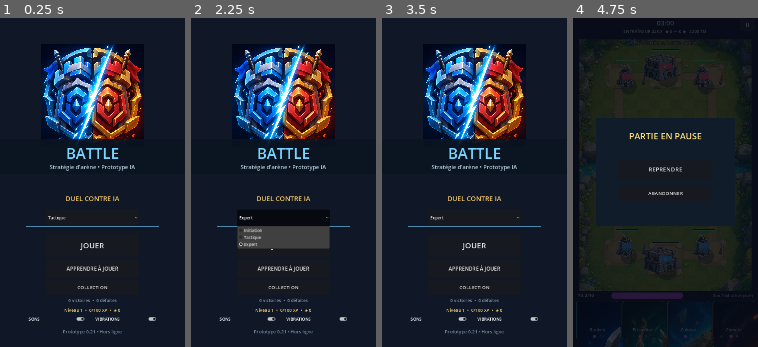
Above: before the commit, frames 1-4 (left to right).
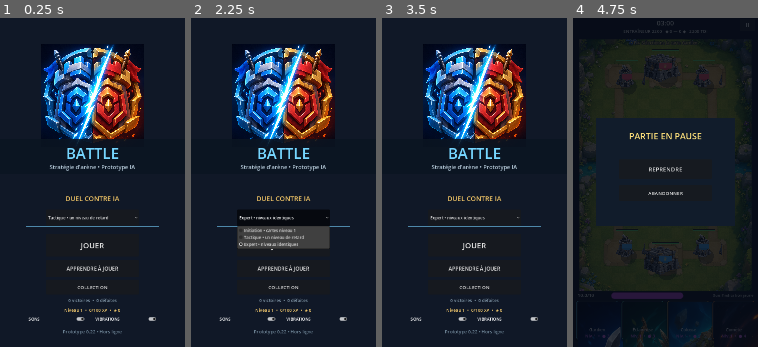
Above: after the commit, the same moments.

Repository: Nyaru01/Battle
Game: Godot game, scene res://scenes/main.tscn
Two runs of this game, one before a commit and one after it. Both use one fixed random seed, a clock stepped at 60 frames per second and the inputs below.
Inputs (mouse positions are in pixels of both pictures, inside the frame that each line leads up to):
- Up to frame 1 (0.25 s): no input
- Up to frame 2 (2.25 s): click (283, 218) at 0.5 s, where only the run before the commit has a clickable "Tactique"; click "JOUER" at 1.25 s; click (283, 218) at 2 s, where only the run before the commit has a clickable "Expert"
- Up to frame 3 (3.5 s): click "JOUER" at 2.75 s
- Up to frame 4 (4.75 s): click "APPRENDRE À JOUER" at 3.5 s; click "Ⅱ" at 4.25 s

The runs differ from the first frame. In frame 1, 0.2% of the frame differs, in the area x 36-59%, y 60-97%; in frame 2, 0.6%, in the area x 33-62%, y 60-97%; in frame 3, 0.2%; in frame 4, 0.1%.

Commit message:
Scale AI card levels by difficulty

Diff:
--- a/scripts/game.gd
+++ b/scripts/game.gd
@@ -497,9 +497,9 @@
 	var difficulty := OptionButton.new()
 	difficulty.position = Vector2(180.0, 745.0)
 	difficulty.size = Vector2(360.0, 64.0)
-	difficulty.add_item("Initiation")
-	difficulty.add_item("Tactique")
-	difficulty.add_item("Expert")
+	difficulty.add_item("Initiation • cartes niveau 1")
+	difficulty.add_item("Tactique • un niveau de retard")
+	difficulty.add_item("Expert • niveaux identiques")
 	difficulty.select(selected_difficulty)
 	difficulty.item_selected.connect(func(index: int) -> void:
 		selected_difficulty = index
@@ -527,7 +527,7 @@
 	collection.add_theme_font_size_override("font_size", 19)
 	collection.pressed.connect(_build_collection)
 	ui_layer.add_child(collection)
-	var version := _label("Prototype 0.21 • Hors ligne", Vector2(160.0, 1202.0), Vector2(400.0, 36.0), 18)
+	var version := _label("Prototype 0.22 • Hors ligne", Vector2(160.0, 1202.0), Vector2(400.0, 36.0), 18)
 	version.add_theme_color_override("font_color", Color("71889a"))
 	var record := _label("%d victoires  •  %d défaites" % [profile.wins, profile.losses], Vector2(160.0, 1080.0), Vector2(400.0, 36.0), 17)
 	record.add_theme_color_override("font_color", Color("8fa7b8"))
@@ -663,7 +663,8 @@
 	last_intro_count = 4
 	announcement_ttl = 0.0
 	tutorial = null
-	simulation = BattleSim.new(Time.get_ticks_msec(), profile.card_levels)
+	var enemy_levels := BattleProgression.opponent_card_levels(profile.card_levels, selected_difficulty)
+	simulation = BattleSim.new(Time.get_ticks_msec(), profile.card_levels, enemy_levels)
 	opponent = BattleAI.new(BattleSim.ENEMY, selected_difficulty, Time.get_ticks_msec() + 19)
 	selected_card = ""
 	last_reward = {}
@@ -756,7 +757,8 @@
 		name_label.mouse_filter = Control.MOUSE_FILTER_IGNORE
 		button.add_child(name_label)
 		var cost_label := Label.new()
-		cost_label.text = "●  %d" % int(card.cost)
+		var card_level := int(simulation.card_levels[BattleSim.PLAYER].get(card_id, 1))
+		cost_label.text = "Niv.%d  •  ● %d" % [card_level, int(card.cost)]
 		cost_label.position = Vector2(4.0, 124.0)
 		cost_label.size = Vector2(157.0, 24.0)
 		cost_label.horizontal_alignment = HORIZONTAL_ALIGNMENT_CENTER
@@ -801,7 +803,8 @@
 	var energy_prefix := "x3  " if simulation.overtime else ("x2  " if simulation.double_energy else "")
 	energy_label.text = energy_prefix + "%.1f/10" % simulation.energy[BattleSim.PLAYER]
 	energy_bar.value = simulation.energy[BattleSim.PLAYER]
-	var opponent_name := "ENTRAÎNEUR" if tutorial != null else "IA %s" % DIFFICULTY_NAMES[selected_difficulty]
+	var enemy_level := BattleProgression.average_card_level(simulation.card_levels[BattleSim.ENEMY])
+	var opponent_name := "ENTRAÎNEUR" if tutorial != null else "IA %s NIV.%d" % [DIFFICULTY_NAMES[selected_difficulty], enemy_level]
 	core_label.text = "%s %d   ◆ %d — %d ◆   %d TOI" % [opponent_name, int(simulation.towers[BattleSim.ENEMY].core), simulation.crowns[BattleSim.ENEMY], simulation.crowns[BattleSim.PLAYER], int(simulation.towers[BattleSim.PLAYER].core)]
 	for card_id in card_buttons:
 		var button: Button = card_buttons[card_id]
--- a/scripts/progression.gd
+++ b/scripts/progression.gd
@@ -45,6 +45,27 @@
 
 static func card_upgrade_cost(level: int) -> int:
 	return 50 * clampi(level, 1, MAX_CARD_LEVEL)
+
+
+static func opponent_card_levels(player_levels: Dictionary, difficulty: int) -> Dictionary:
+	var levels := {}
+	var safe_difficulty := clampi(difficulty, 0, 2)
+	for card_id in BattleSim.DEFAULT_DECK:
+		var player_level := clampi(int(player_levels.get(card_id, 1)), 1, MAX_CARD_LEVEL)
+		if safe_difficulty == 0:
+			levels[card_id] = 1
+		elif safe_difficulty == 1:
+			levels[card_id] = maxi(1, player_level - 1)
+		else:
+			levels[card_id] = player_level
+	return levels
+
+
+static func average_card_level(levels: Dictionary) -> int:
+	var total := 0
+	for card_id in BattleSim.DEFAULT_DECK:
+		total += clampi(int(levels.get(card_id, 1)), 1, MAX_CARD_LEVEL)
+	return roundi(float(total) / float(BattleSim.DEFAULT_DECK.size()))
 
 
 static func upgrade_card(profile: Dictionary, card_id: String) -> bool:
--- a/tests/run_tests.gd
+++ b/tests/run_tests.gd
@@ -93,12 +93,13 @@
 
 
 func _test_card_level_scaling() -> void:
-	var simulation := BattleSim.new(25, {"guardian": 3})
+	var simulation := BattleSim.new(25, {"guardian": 3}, {"guardian": 2})
 	_expect(simulation.play_card(BattleSim.PLAYER, "guardian", 0), "upgraded player card can be played")
 	_expect(simulation.play_card(BattleSim.ENEMY, "guardian", 1), "baseline enemy card can be played")
 	var expected_hp: float = BattleSim.CARDS.guardian.hp * BattleSim.level_multiplier(3)
 	_expect(is_equal_approx(simulation.units[0].hp, expected_hp), "card level scales player unit health")
-	_expect(is_equal_approx(simulation.units[1].hp, BattleSim.CARDS.guardian.hp), "enemy remains at its configured card level")
+	var expected_enemy_hp: float = BattleSim.CARDS.guardian.hp * BattleSim.level_multiplier(2)
+	_expect(is_equal_approx(simulation.units[1].hp, expected_enemy_hp), "enemy uses its independently configured card level")
 
 
 func _test_frost_slow() -> void:
@@ -226,6 +227,15 @@
 	_expect(not BattleProgression.upgrade_card(upgrade_profile, "guardian"), "upgrade is rejected without enough coins")
 	var capped := BattleProgression.normalize({"card_levels": {"guardian": 99}})
 	_expect(capped.card_levels.guardian == BattleProgression.MAX_CARD_LEVEL, "stored card levels are capped safely")
+	var player_levels: Dictionary = BattleProgression.default_profile().card_levels
+	player_levels.guardian = 5
+	var initiation := BattleProgression.opponent_card_levels(player_levels, 0)
+	var tactical := BattleProgression.opponent_card_levels(player_levels, 1)
+	var expert := BattleProgression.opponent_card_levels(player_levels, 2)
+	_expect(initiation.guardian == 1, "initiation keeps baseline enemy cards")
+	_expect(tactical.guardian == 4, "tactical AI trails the player by one card level")
+	_expect(expert.guardian == 5, "expert AI matches player card levels")
+	_expect(BattleProgression.average_card_level(player_levels) == 2, "average card level is rounded for the HUD")
 	var tutorial_reward := BattleProgression.complete_tutorial(profile)
 	_expect(tutorial_reward.coins == 15 and profile.tutorial_completed, "tutorial grants its first completion reward")
 	_expect(BattleProgression.complete_tutorial(profile).coins == 0, "tutorial reward cannot be claimed twice")
Not shown, changed: export_presets.cfg
Not shown, changed: README.md
